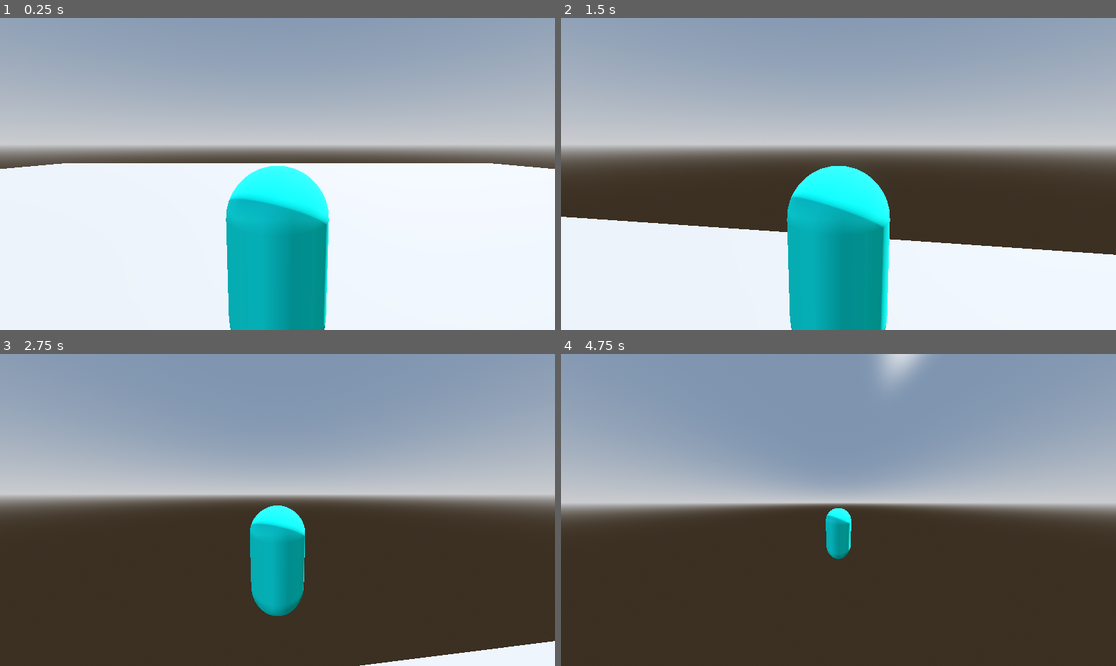
Above: before the commit, frames 1-4 (two rows, left to right).
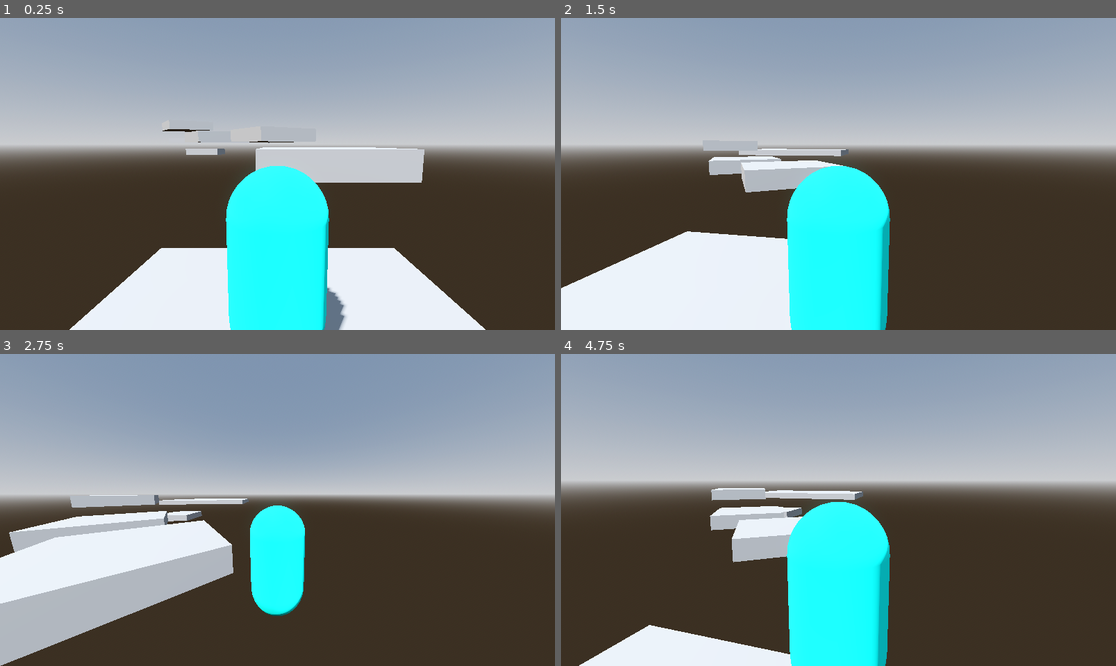
Above: after the commit, the same moments.

Repository: jpvds1/DDJD
Game: Godot game, scene res://scenes/levels/level_1.tscn
Same seed, same stepped clock (60 frames per second), same inputs: the game is played once before the commit and once after it. Before the commit the project starts from res://scenes/levels/empty_level.tscn.
Inputs (mouse positions are in pixels of both pictures, inside the frame that each line leads up to):
- Up to frame 1 (0.25 s): no input
- Up to frame 2 (1.5 s): tap Enter at 0.5 s; move the mouse to (866, 174) at 0.52 s; hold Shift (sprint) 0.53-1.28 s; hold W (move_forwards) from 0.53 s (still down); tap Q (dash) at 0.6 s; tap Space (jump) at 0.77 s; move the mouse to (810, 174) at 1.27 s; tap Shift (sprint) at 1.35 s
- Up to frame 3 (2.75 s): keep holding W (move_forwards); tap Space (jump) at 1.52 s; tap Q (dash) at 1.55, 2.1 s; move the mouse to (288, 503) at 2.02 s; hold Shift (sprint) from 2.03 s (still down)
- Up to frame 4 (4.75 s): keep holding W (move_forwards); move the mouse to (832, 516) at 2.77 s; release Shift (sprint) at 2.78 s; tap Shift (sprint) at 2.85, 4.35 s; tap Space (jump) at 3.02, 3.77, 4.52 s; tap Q (dash) at 3.05, 3.6, 4.55 s; move the mouse to (877, 513) at 3.52 s; hold Shift (sprint) 3.53-4.28 s; move the mouse to (794, 506) at 4.27 s

The runs differ from the first frame. In frame 1, 43% of the frame differs, in the area x 0-100%, y 35-100%; in frame 2, 23%; in frame 3, 18%; in frame 4, 39%.

Commit message:
feat: acceleration

Diff:
--- a/platformer-game/project.godot
+++ b/platformer-game/project.godot
@@ -11,7 +11,7 @@
 [application]
 
 config/name="PlatformerGame"
-run/main_scene="uid://d1d0baago0gf2"
+run/main_scene="uid://bjnmrbepu0wl3"
 config/features=PackedStringArray("4.6", "Forward Plus")
 config/icon="res://icon.svg"
 
--- a/platformer-game/scenes/player/capsule_character.tscn
+++ b/platformer-game/scenes/player/capsule_character.tscn
@@ -108,11 +108,6 @@
 wait_time = 3.0
 one_shot = true
 
-[node name="DoubleTapTimer" type="Timer" parent="Dash" unique_id=49563972]
-wait_time = 0.3
-one_shot = true
-
 [connection signal="animation_changed" from="Dash/AnimationPlayer" to="." method="_on_animation_player_animation_changed"]
 [connection signal="timeout" from="Dash/DashTimer" to="." method="_on_dash_timer_timeout"]
 [connection signal="timeout" from="Dash/DashCooldownTimer" to="." method="_on_dash_cooldown_timer_timeout"]
-[connection signal="timeout" from="Dash/DoubleTapTimer" to="." method="_on_double_tap_timer_timeout"]
--- a/platformer-game/scripts/player/capsule_character.gd
+++ b/platformer-game/scripts/player/capsule_character.gd
@@ -6,6 +6,13 @@
 const DASH_SPEED = 50.0
 const JUMP_VELOCITY = 7.5
 const GRAVITY_MODIFIER = 1.2
+const POST_DASH_SPEED = 10.0
+
+# Acceleration
+const GROUND_ACCEL = 24.0
+const GROUND_SPRINT_ACCEL = 32.0
+const GROUND_DECEL = 20.0
+const GROUND_BRAKE_DECEL = 38.0
 
 # Double jump
 const MAX_JUMPS = 2
@@ -15,11 +22,9 @@
 @onready var animation_player: AnimationPlayer = $Dash/AnimationPlayer
 @onready var dash_timer: Timer = $Dash/DashTimer
 @onready var dash_cooldown_timer: Timer = $Dash/DashCooldownTimer
-@onready var double_tap_timer: Timer = $Dash/DoubleTapTimer
 
 var is_dashing := false
 var can_dash := true
-var waiting_for_second_tap := false
 var dash_direction := Vector3.ZERO
 
 # Respawn / Checkpoints
@@ -63,23 +68,46 @@
 		velocity.x = dash_direction.x * DASH_SPEED
 		velocity.z = dash_direction.z * DASH_SPEED
 	else:
-		var is_sprinting = Input.is_action_pressed("sprint")
+		var is_sprinting := Input.is_action_pressed("sprint")
 		var current_speed := WALK_SPEED
+		var current_accel := GROUND_ACCEL
 
 		if is_sprinting:
 			current_speed = SPRINT_SPEED
+			current_accel = GROUND_SPRINT_ACCEL
 			update_animation_state("sprinting")
 		else:
 			update_animation_state("walking")
 
-		if direction:
-			velocity.x = direction.x * current_speed
-			velocity.z = direction.z * current_speed
-		else:
-			velocity.x = move_toward(velocity.x, 0, current_speed)
-			velocity.z = move_toward(velocity.z, 0, current_speed)
+		apply_ground_movement(direction, current_speed, current_accel, delta)
 
 	move_and_slide()
+
+func apply_ground_movement(direction: Vector3, move_speed: float, accel: float, delta: float) -> void:
+	var current_horizontal := Vector3(velocity.x, 0, velocity.z)
+
+	if direction != Vector3.ZERO:
+		var target_horizontal := direction * move_speed
+		var same_general_direction := current_horizontal.dot(target_horizontal) > 0.0
+
+		if same_general_direction:
+			current_horizontal = current_horizontal.move_toward(target_horizontal, accel * delta)
+		else:
+			current_horizontal = current_horizontal.move_toward(target_horizontal, GROUND_BRAKE_DECEL * delta)
+	else:
+		current_horizontal = current_horizontal.move_toward(Vector3.ZERO, GROUND_DECEL * delta)
+
+	velocity.x = current_horizontal.x
+	velocity.z = current_horizontal.z
+
+func clamp_post_dash_velocity() -> void:
+	var horizontal := Vector3(velocity.x, 0, velocity.z)
+	var horizontal_speed := horizontal.length()
+
+	if horizontal_speed > POST_DASH_SPEED:
+		horizontal = horizontal.normalized() * POST_DASH_SPEED
+		velocity.x = horizontal.x
+		velocity.z = horizontal.z
 
 func start_dash() -> void:
 	is_dashing = true
@@ -113,14 +141,11 @@
 
 func _on_dash_timer_timeout() -> void:
 	is_dashing = false
-
+	clamp_post_dash_velocity()
 	update_animation_state("RESET")
 
 func _on_dash_cooldown_timer_timeout() -> void:
 	can_dash = true
 
-func _on_double_tap_timer_timeout() -> void:
-	waiting_for_second_tap = false
-
 func _on_animation_player_animation_changed(old_name: StringName, new_name: StringName) -> void:
 	print("Animation changed from: " + old_name + " to " + new_name)
